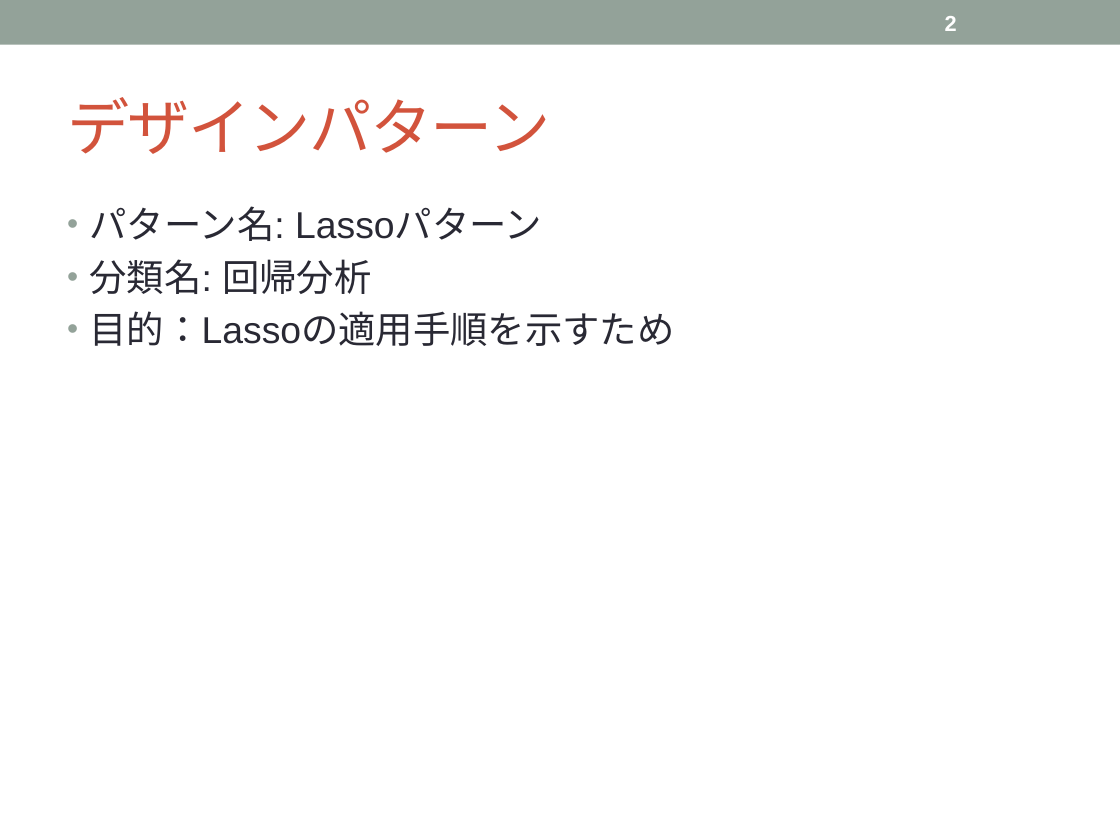
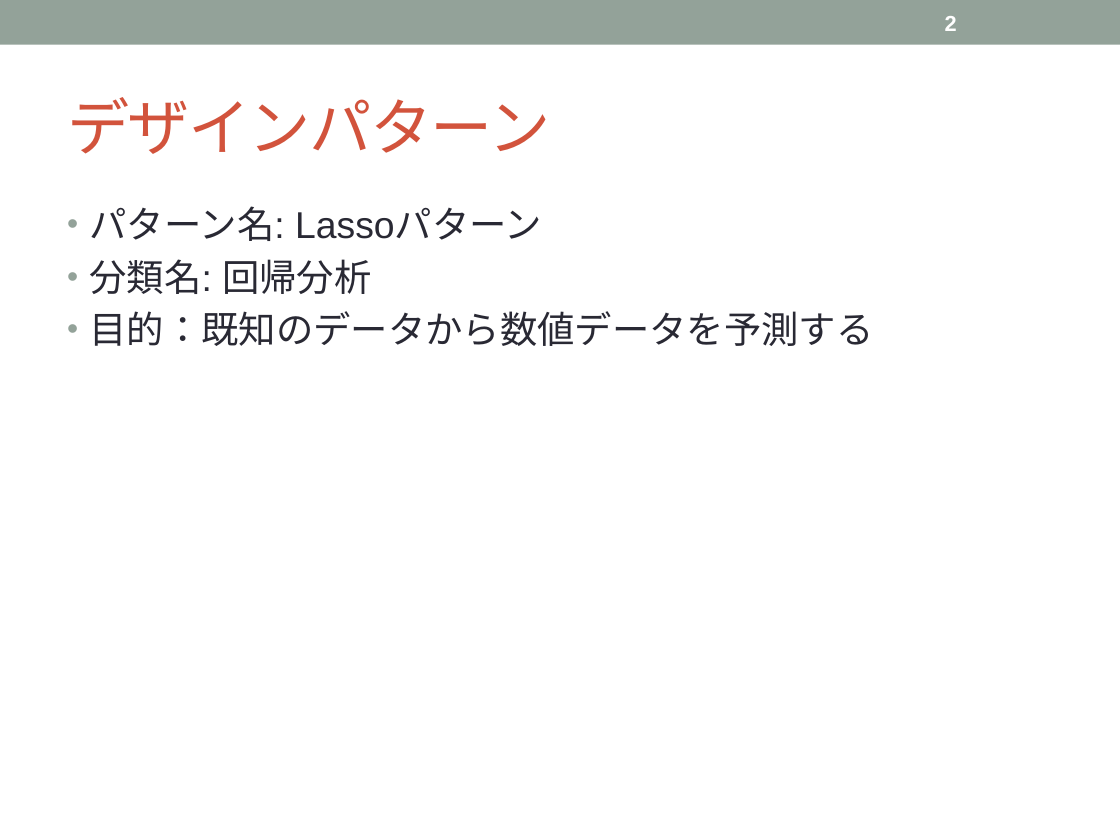
Before and after one commit to tsuchiyatoshio/team, a slide deck: slide 2 of misoka/2.3.Lasso/2.3.Lasso.pptx. Drawn at 1120x840 pixels with LibreOffice and Linux fonts; fonts in the diff are those of the drawing. Boxes give left, top, right and bottom in pixels: in the first picture for what was removed or moved away, otherwise in the second. Text is boxed around its words. In the diff, an @@ line names an element or a change of style, - is before the commit and + after.

Commit message:
資料訂正

```diff
--- a/misoka/2.3.Lasso/2.3.Lasso.pptx
+++ b/misoka/2.3.Lasso/2.3.Lasso.pptx
@@ text at (90, 311, 874, 346): text changed @@
-• 目的：Lassoの適用手順を示すため
+• 目的：既知のデータから数値データを予測する
```
